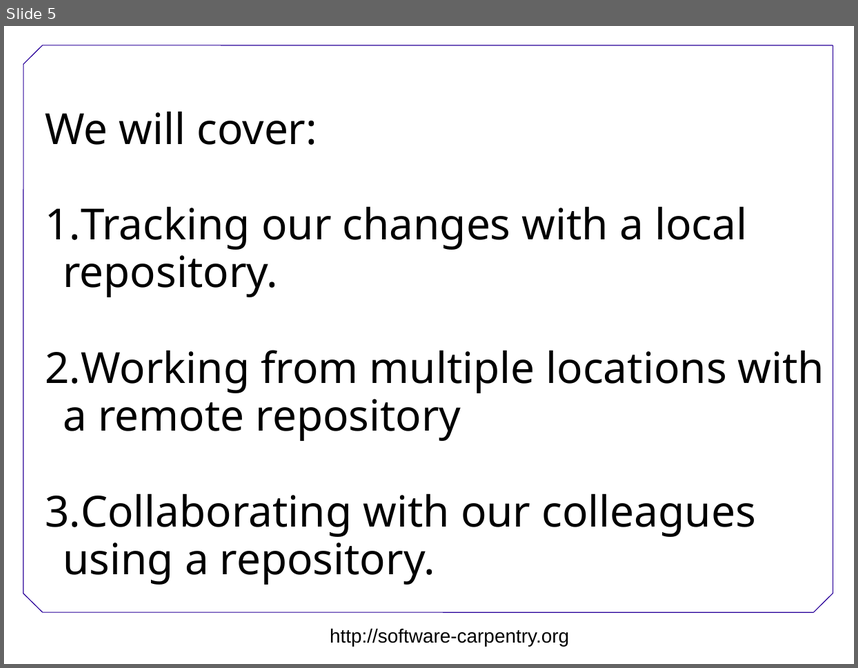
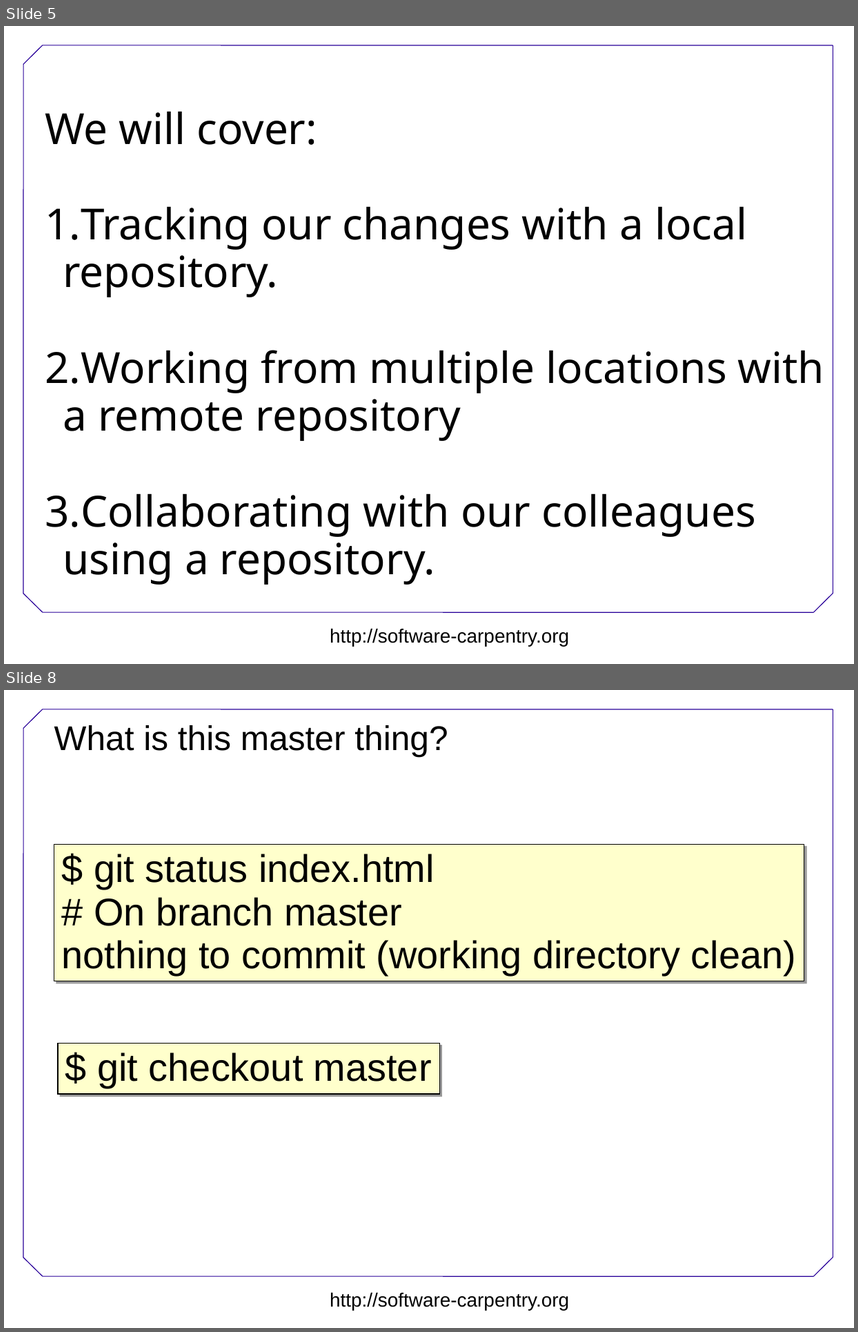
Before and after one commit to swcarpentry/DEPRECATED-boot-camps, a slide deck: version-control/Version-control.ppt. Shown one above the other, each under a label of ours: slide 5 before the commit, slides 5 and 8 after it; the slides between them are not shown. The pictures are 858x668 and 858x1332 pixels, drawn with LibreOffice and Linux fonts; fonts in the diff are those of the drawing; background and template pictures are left out. Boxes give left, top, right and bottom in pixels: in the first picture for what was removed or moved away, otherwise in the second. Text is boxed around its words. In the diff, an @@ line names an element or a change of style, - is before the commit and + after.

Commit message:
Made the ppt consistent with the modified README.md file and added a couple of slides on branching.

```diff
--- a/version-control/Version-control.ppt
+++ b/version-control/Version-control.ppt
@@ slide 8 added at bbox=[4, 690, 854, 1328], background #FFFFFF; not listed: 8 template elements that a slide beside it also shows @@
@@ title added at bbox=[54, 725, 448, 756], 32 pt, text #000000 @@
+What is this master thing?
@@ rectangle added at bbox=[54, 845, 804, 982], fill #FFFFCC, outline #000000 0.74 pt, 36 pt, text #000000 @@
+$ git status index.html
+# On branch master
+nothing to commit (working directory clean)
@@ rectangle added at bbox=[58, 1043, 440, 1094], fill #FFFFCC, outline #000000 0.74 pt, 36 pt, text #000000 @@
+$ git checkout master
```
Also in this commit, not shown: 1 slide changed, 5 other slides added.
